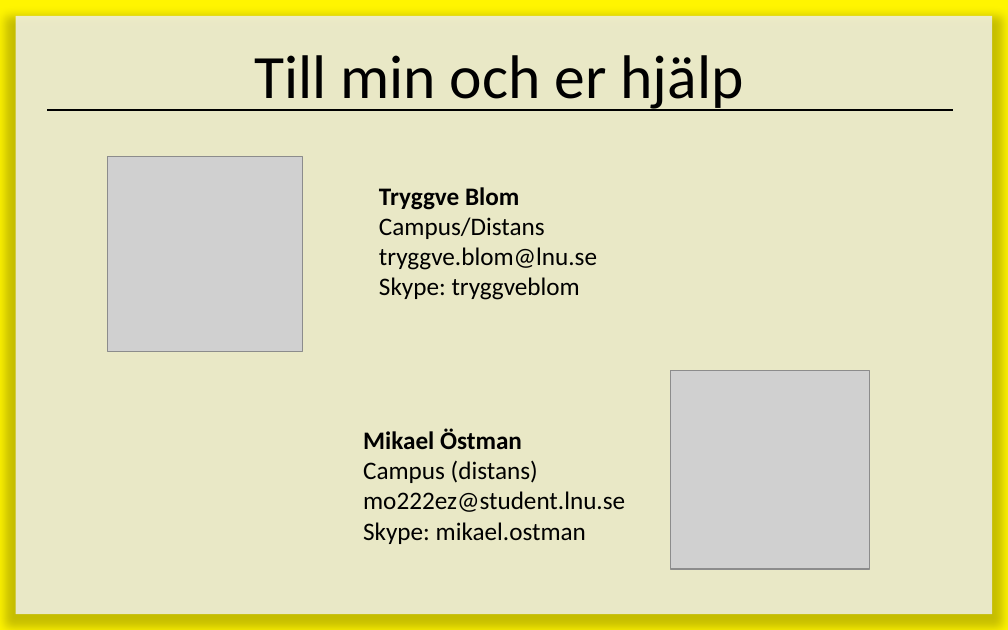
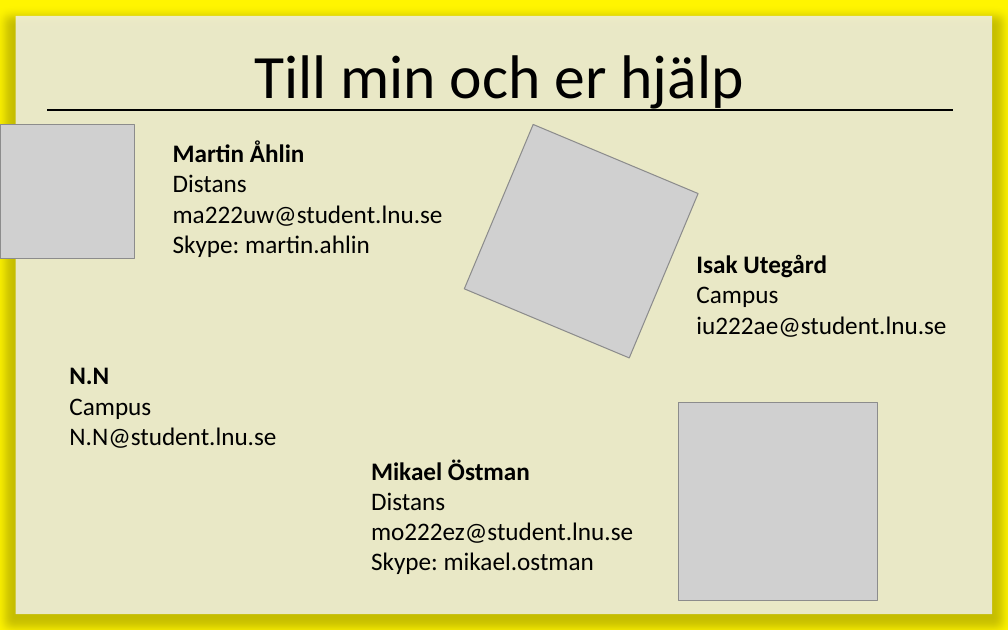
Before and after one commit to ed222an/Kursmaterial-JavaScript, a slide deck: slide 9 of lectures/E00 - Introduktion/Introduktion.pptx. Drawn at 1008x630 pixels with LibreOffice and Linux fonts; fonts in the diff are those of the drawing; grey boxes stand for pictures; background and template pictures are left out. Boxes give left, top, right and bottom in pixels: in the first picture for what was removed or moved away, otherwise in the second. Text is boxed around its words. In the diff, an @@ line names an element or a change of style, - is before the commit and + after.

```diff
--- a/lectures/E00 - Introduktion/Introduktion.pptx
+++ b/lectures/E00 - Introduktion/Introduktion.pptx
@@ picture added at [0,125,134,259] @@
@@ text added at [173,142,443,257], 18 pt, text #000000 @@
+Martin Åhlin
+Distans
+ma222uw@student.lnu.se
+Skype: martin.ahlin
@@ picture added at [464,125,698,358] @@
@@ picture removed at [107,156,302,352] @@
@@ text at [696,254,946,337]: text changed @@
-Tryggve Blom
-Campus/Distans
-tryggve.blom@lnu.se
-Skype: tryggveblom
+Isak Utegård
+Campus
+iu222ae@student.lnu.se
@@ text added at [69,367,276,448], 18 pt, text #000000 @@
+N.N
+Campus
+N.N@student.lnu.se
@@ picture: place and size @@
-picture at [670,371,869,570]
+picture at [678,402,877,601]
@@ text "Mikael Östman": place and size @@
-text "Mikael Östman" at [363,428,625,544]
+text "Mikael Östman" at [371,459,633,574]
@@ text at [371,492,445,510]: text changed @@
-Campus (distans)
+Distans
```
Also in this commit, not shown: 7 other slides changed, 1 other file.
